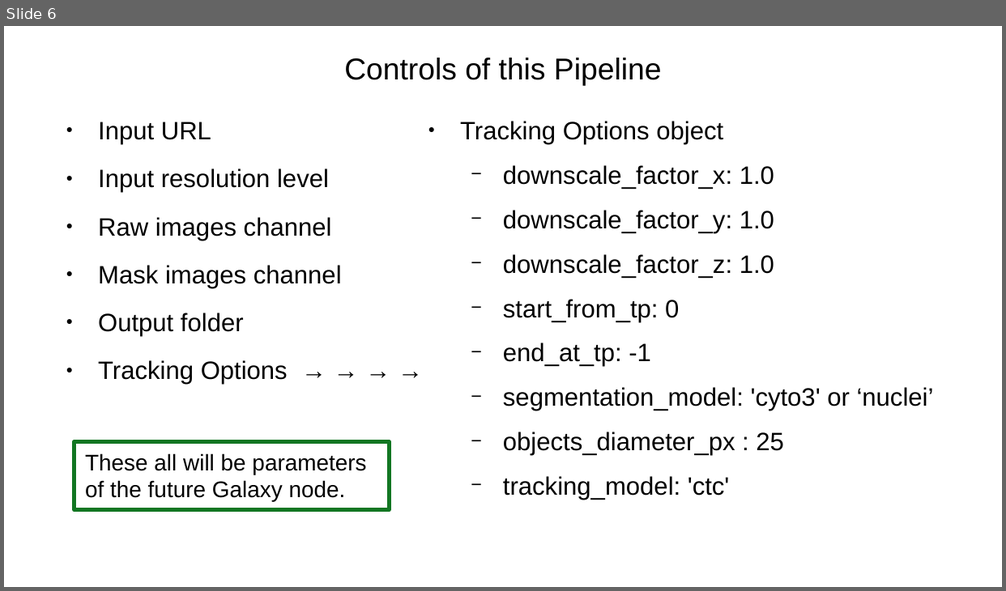
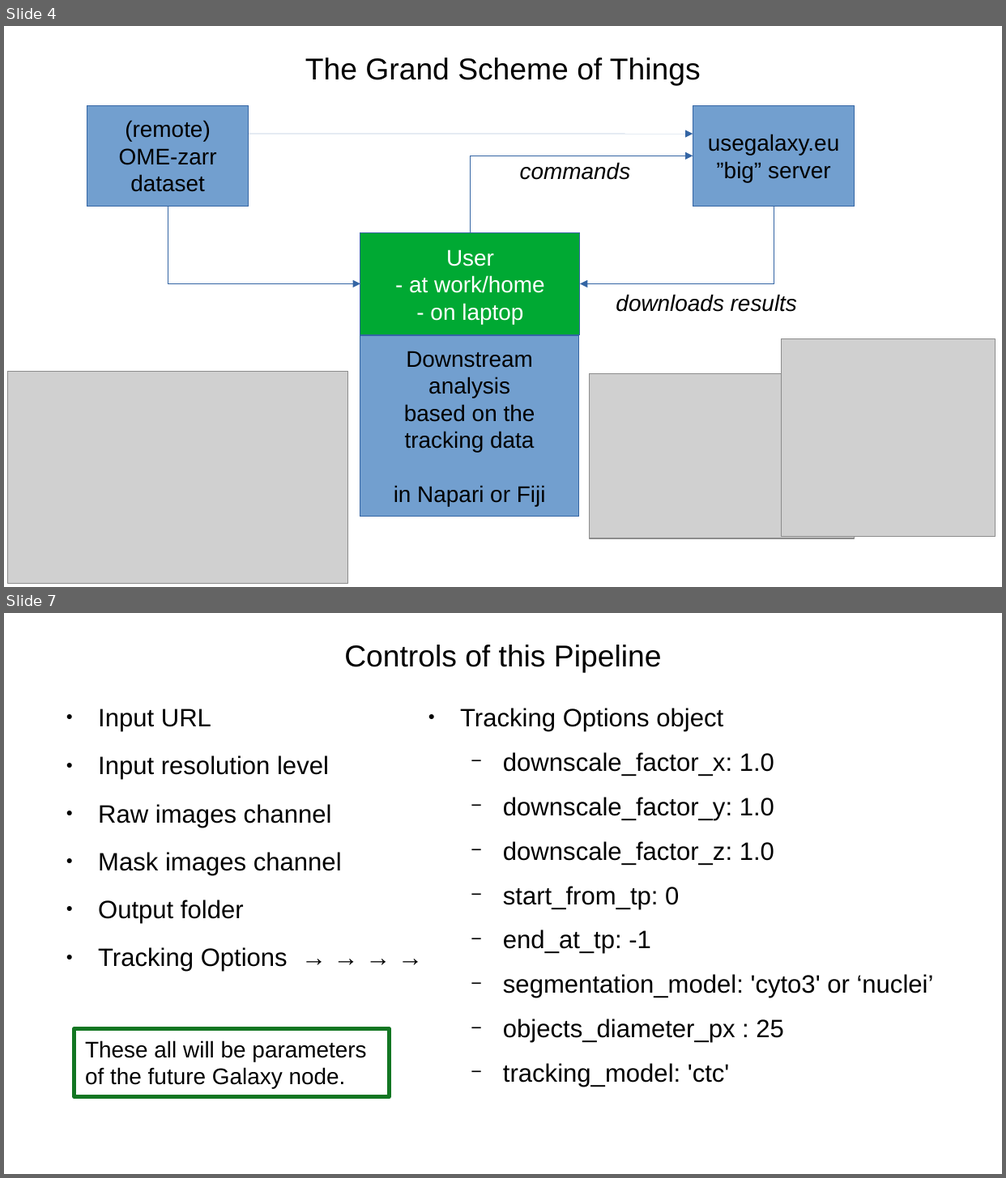
Before and after one commit to bioinfbrad/tools-iuc, a slide deck: tools/trackastra/presentation/trackastra.odp. Shown one above the other, each under a label of ours: slide 6 before the commit, slides 4 and 7 after it; the slides between them are not shown. The pictures are 1006x591 and 1006x1178 pixels, drawn with LibreOffice and Linux fonts; fonts in the diff are those of the drawing; grey boxes stand for pictures; background and template pictures are left out. Boxes give left, top, right and bottom in pixels: in the first picture for what was removed or moved away, otherwise in the second. Text is boxed around its words. In the diff, an @@ line names an element or a change of style, - is before the commit and + after.

```diff
--- a/tools/trackastra/presentation/trackastra.odp
+++ b/tools/trackastra/presentation/trackastra.odp
@@ slide 4 added at box(4, 26, 1002, 587), background #FFFFFF @@
@@ title added at box(305, 58, 701, 86), 24 pt, text #000000 @@
+The Grand Scheme of Things
@@ rectangle added at box(87, 105, 249, 206), fill #729FCF, outline #3465A4 0 pt, 18 pt, text #000000 @@
+(remote)
+OME-zarr
+dataset
@@ rectangle added at box(693, 105, 855, 206), fill #729FCF, outline #3465A4 0 pt, 18 pt, text #000000 @@
+usegalaxy.eu
+”big” server
@@ arrow added from (249, 134) to (693, 134), #3465A4 0 pt @@
@@ elbow arrow added from (471, 233) to (693, 156), #3465A4 0 pt @@
@@ text added at box(520, 162, 631, 180), 18 pt, text #000000, italic @@
+commands
@@ elbow arrow added from (168, 206) to (360, 284), #3465A4 0 pt @@
@@ elbow arrow added from (774, 206) to (580, 284), #3465A4 0 pt @@
@@ rectangle added at box(360, 233, 581, 335), fill #00A933, outline #3465A4 0 pt, 18 pt, text #FFFFFF @@
+User
+- at work/home
+- on laptop
@@ text added at box(616, 294, 797, 312), 18 pt, text #000000, italic @@
+downloads results
@@ rectangle added at box(360, 335, 579, 516), fill #729FCF, outline #3465A4 0 pt, 18 pt, text #000000 @@
+Downstream analysis
+based on the tracking data
+in Napari or Fiji
@@ picture added at box(782, 339, 995, 537) @@
@@ picture added at box(7, 372, 348, 584) @@
@@ picture added at box(589, 373, 854, 539) @@
@@ what was slide 6 is now slide 7 @@
```
Also in this commit, not shown: 5 slides changed, 1 other slide added, 1 slide removed, 1 other file.
